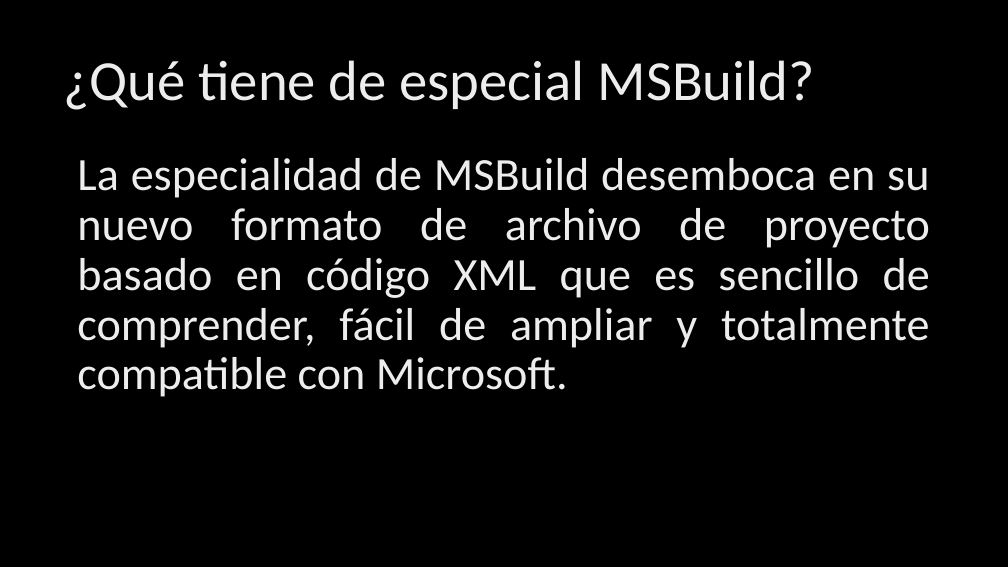
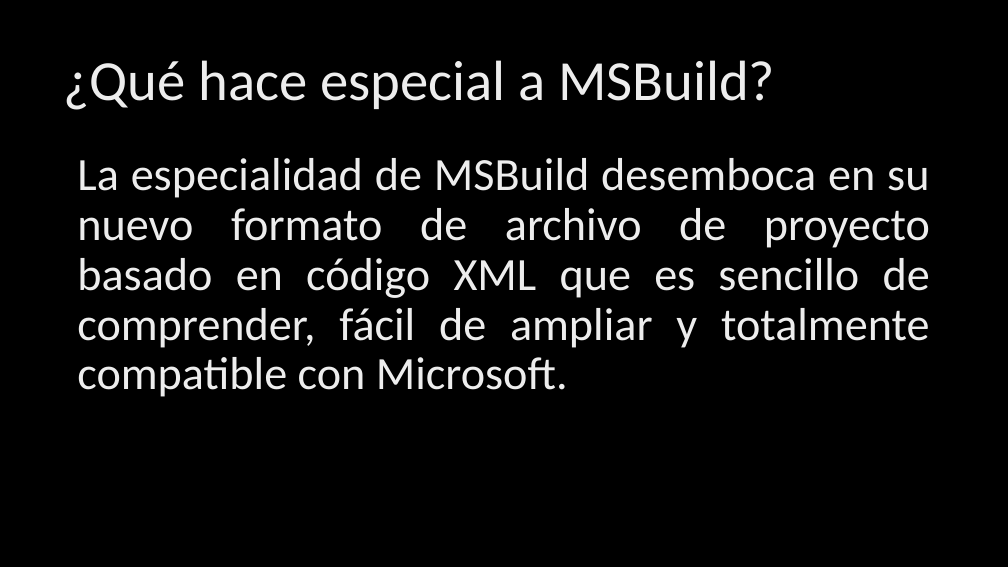
Before and after one commit to AdrianRodriguezEscudero/HMIS2017, a slide deck: slide 5 of Presentación HMIS/MSBuild in Visual Studio.pptx. Drawn at 1008x567 pixels with LibreOffice and Linux fonts; fonts in the diff are those of the drawing; background and template pictures are left out. Boxes give left, top, right and bottom in pixels: in the first picture for what was removed or moved away, otherwise in the second. Text is boxed around its words. In the diff, an @@ line names an element or a change of style, - is before the commit and + after.

```diff
--- a/Presentación HMIS/MSBuild in Visual Studio.pptx
+++ b/Presentación HMIS/MSBuild in Visual Studio.pptx
@@ text at (x1=63, y1=60, x2=775, y2=110): text changed @@
-¿Qué tiene de especial MSBuild?
+¿Qué hace especial a MSBuild?
```
Also in this commit, not shown: 2 other slides changed.
